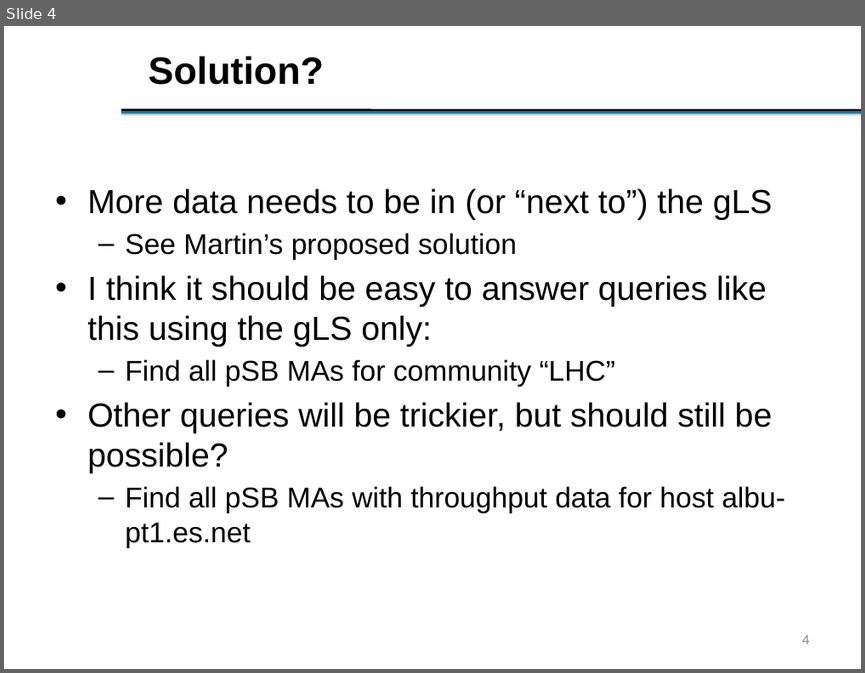
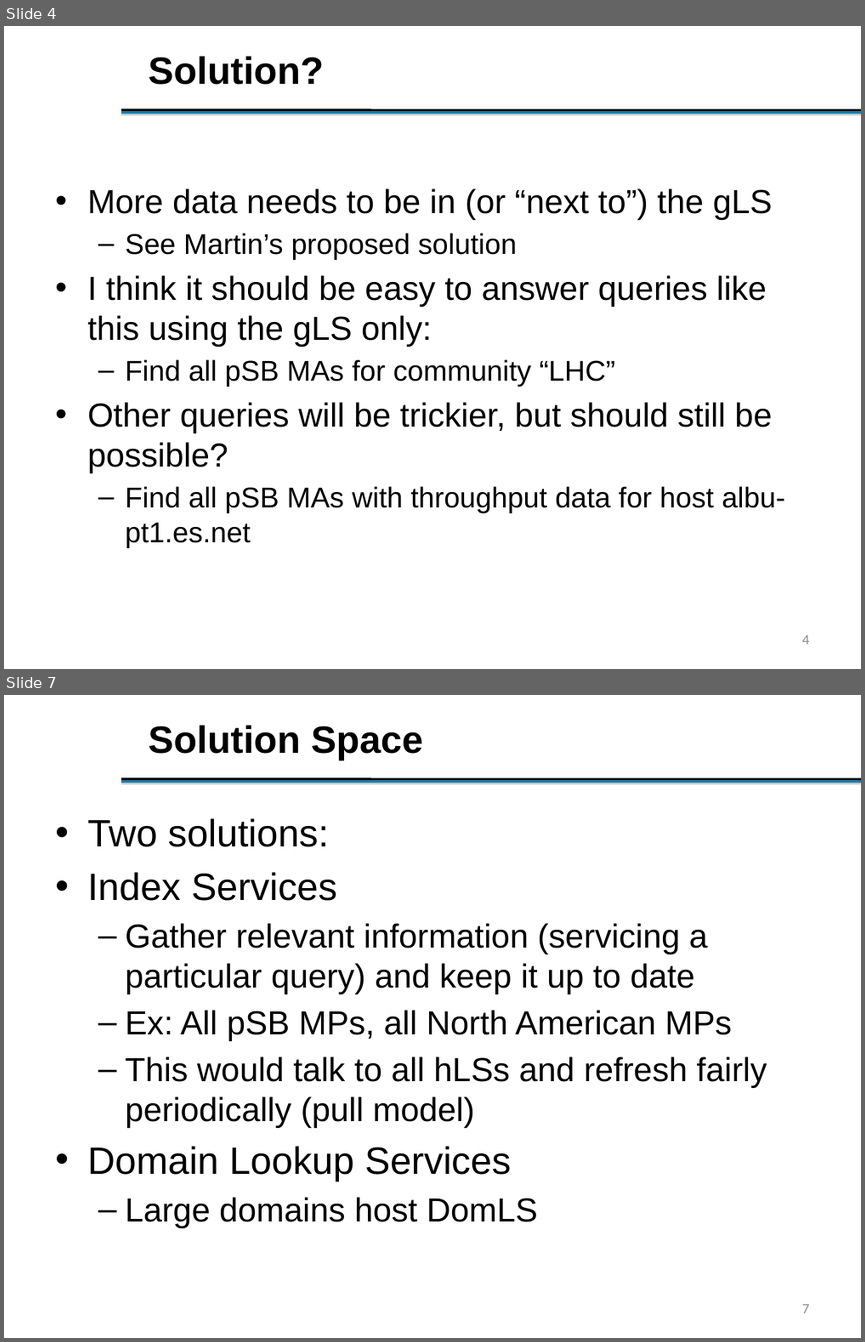
Before and after one commit to perfsonar/historical, a slide deck: 20100131Meet/LS-Scalability-issues.pptx. Shown one above the other, each under a label of ours: slide 4 before the commit, slides 4 and 7 after it; the slides between them are not shown. The pictures are 865x673 and 865x1342 pixels, drawn with LibreOffice and Linux fonts; fonts in the diff are those of the drawing; background and template pictures are left out. Boxes give left, top, right and bottom in pixels: in the first picture for what was removed or moved away, otherwise in the second. Text is boxed around its words. In the diff, an @@ line names an element or a change of style, - is before the commit and + after.

```diff
--- a/20100131Meet/LS-Scalability-issues.pptx
+++ b/20100131Meet/LS-Scalability-issues.pptx
@@ slide 7 added at (4,695,861,1338), background #FFFFFF; not listed: 2 template elements that a slide beside it also shows @@
@@ title added at (148,725,423,760), 32 pt, text #000000, bold @@
+Solution Space
@@ text added at (87,818,767,1228), 28 pt, text #000000 @@
+• Two solutions:
+• Index Services
+  – Gather relevant information (servicing a particular query) and keep it up to date
+  – Ex: All pSB MPs, all North American MPs
+  – This would talk to all hLSs and refresh fairly periodically (pull model)
+• Domain Lookup Services
+  – Large domains host DomLS
@@ page number added at (802,1304,809,1313), 12 pt, text #898989 @@
+7
```
Also in this commit, not shown: 1 slide changed, 2 other slides added.
